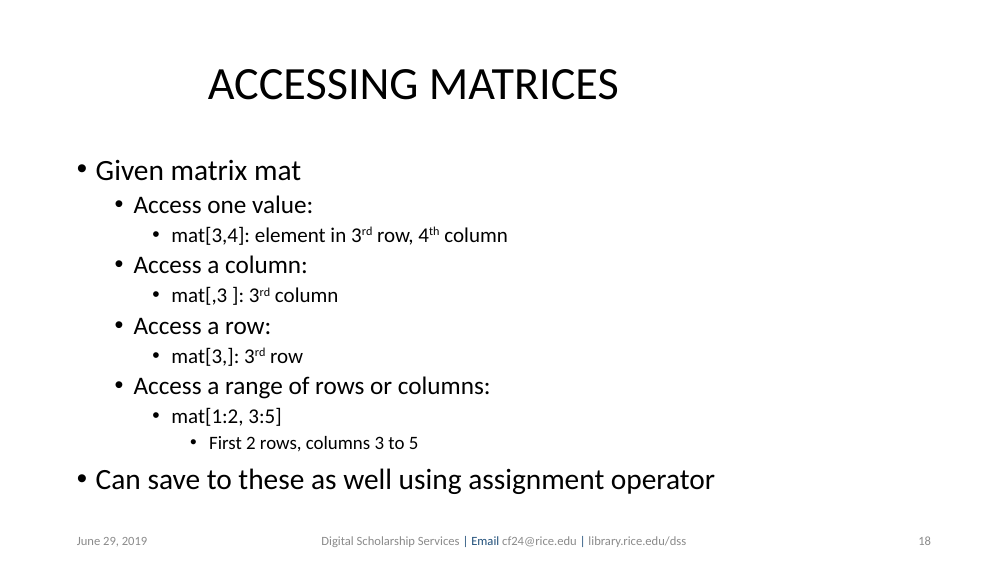
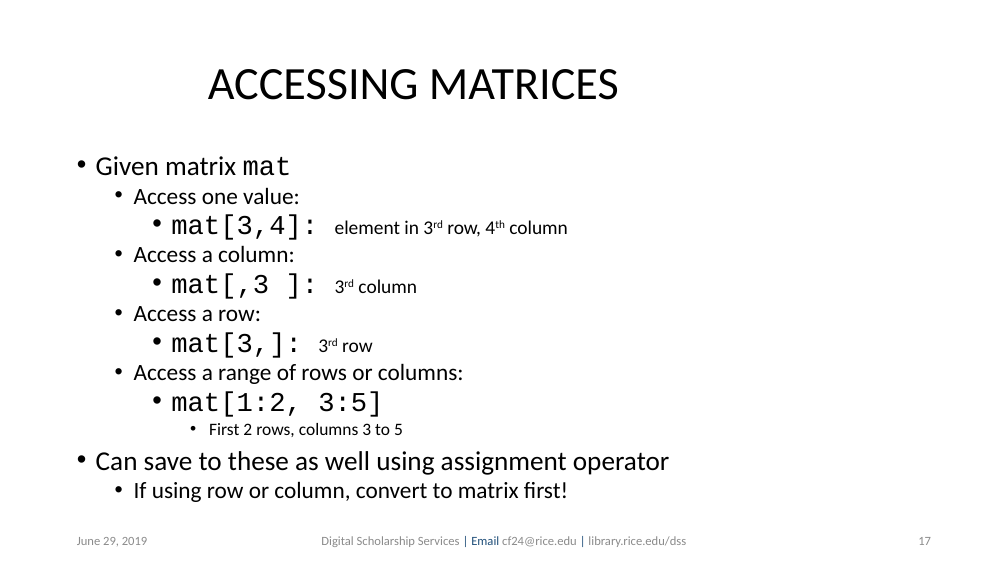
Before and after one commit to bakitybacon/rice-data-and-donuts, a slide deck: slide 17 of introR/Introduction to R.pptx (slide 18 before the commit). Drawn at 1008x567 pixels with LibreOffice and Linux fonts; fonts in the diff are those of the drawing; background and template pictures are left out. Boxes give left, top, right and bottom in pixels: in the first picture for what was removed or moved away, otherwise in the second. Text is boxed around its words. In the diff, an @@ line names an element or a change of style, - is before the commit and + after.

```diff
--- a/introR/Introduction to R.pptx
+++ b/introR/Introduction to R.pptx
@@ text at [96,156,670,475]: size 28 to 25.9 pt in "Given matrix mat", "Can save to these as well using ..."; font Calibri to Courier New in "mat", "mat[3,4]:", "mat[,3 ]:", "mat[3,]:" and 1 more places; size 24 to 22.2 pt in "Access one value:", "Access a column:", "Access a row:", "Access a range of rows or columns:"; size 20 to 25.9 pt in "mat[3,4]:", "mat[,3 ]:", "mat[3,]:", "mat[1:2, 3:5]"; size 20 to 18.5 pt in "element in 3rd row, 4th column", "3rd column", "3rd row"; size 18 to 16.6 pt in "First 2 rows, columns 3 to 5"; line spacing 0.9 to 0.8 @@
@@ text at [134,481,568,502]: paragraph added @@
+  • If using row or column, convert to matrix first!
@@ page number at [918,537,931,545]: text changed @@
-18
+17
```
Also in this commit, not shown: 16 other slides changed, 1 other file.
